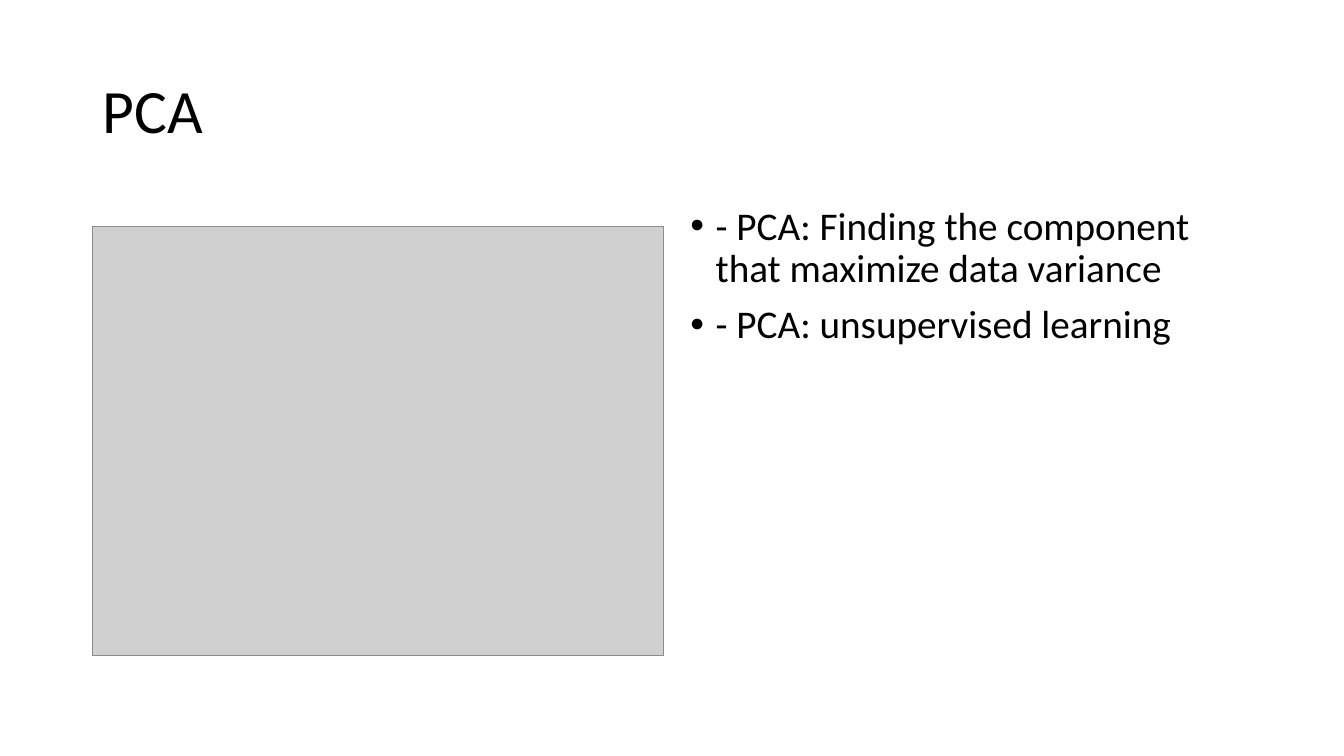
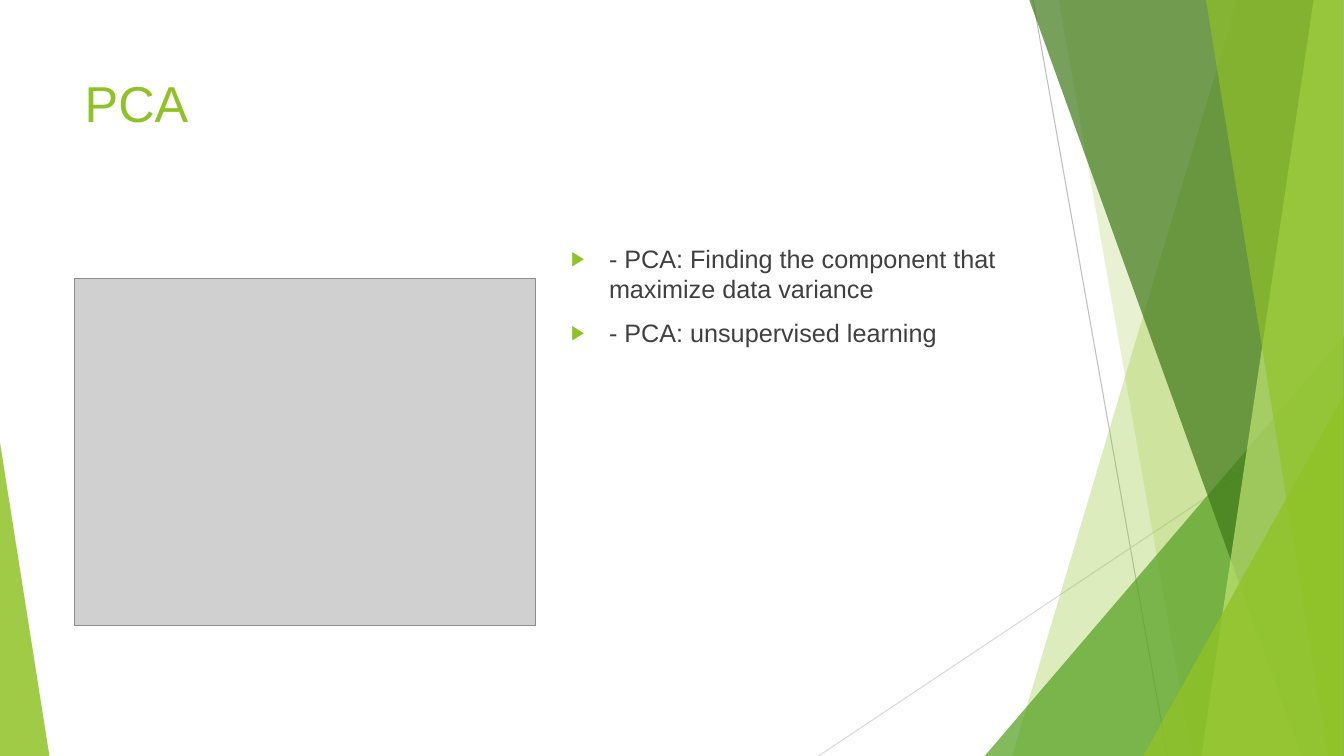
Before and after one commit to nhatthuan97/Qualifying_Final, a slide deck: slide 22 of Presentation.pptx. Drawn at 1344x756 pixels with LibreOffice and Linux fonts; fonts in the diff are those of the drawing; grey boxes stand for pictures. Boxes give left, top, right and bottom in pixels: in the first picture for what was removed or moved away, otherwise in the second. Text is boxed around its words. In the diff, an @@ line names an element or a change of style, - is before the commit and + after.

```diff
--- a/Presentation.pptx
+++ b/Presentation.pptx
@@ title "PCA": place and size @@
-title "PCA" at bbox=[102, 93, 202, 134]
+title "PCA" at bbox=[85, 87, 189, 123]
@@ title "PCA" at bbox=[85, 87, 189, 123]: size 44 to 36 pt, font Calibri to Arial, text colour #000000 to #90C226; line spacing 0.9 to 1; vertical alignment middle to top @@
@@ text "- PCA: Finding the component ...": place and size @@
-text "- PCA: Finding the component ..." at bbox=[716, 212, 1190, 345]
+text "- PCA: Finding the component ..." at bbox=[609, 249, 995, 348]
@@ text "- PCA: Finding the component ..." at bbox=[609, 249, 995, 348]: size 28 to 18 pt, font Calibri to Arial, text colour #000000 to #404040; bullet • to ▶; line spacing 0.9 to 1 @@
@@ picture: place and size @@
-picture at bbox=[93, 226, 664, 655]
+picture at bbox=[75, 278, 535, 625]
@@ group added at bbox=[0, 0, 1344, 756]: 5 freeform shapes, 3 triangles, 2 lines @@
```
Also in this commit, not shown: 42 other slides changed, 1 slide added.
